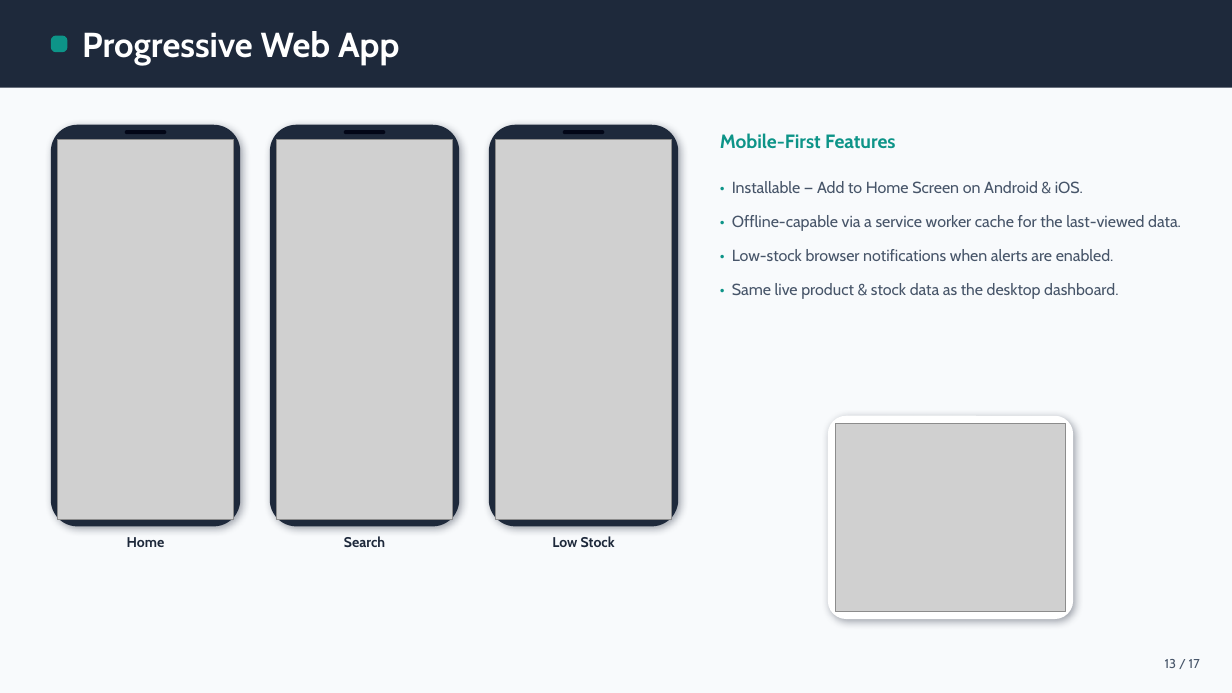
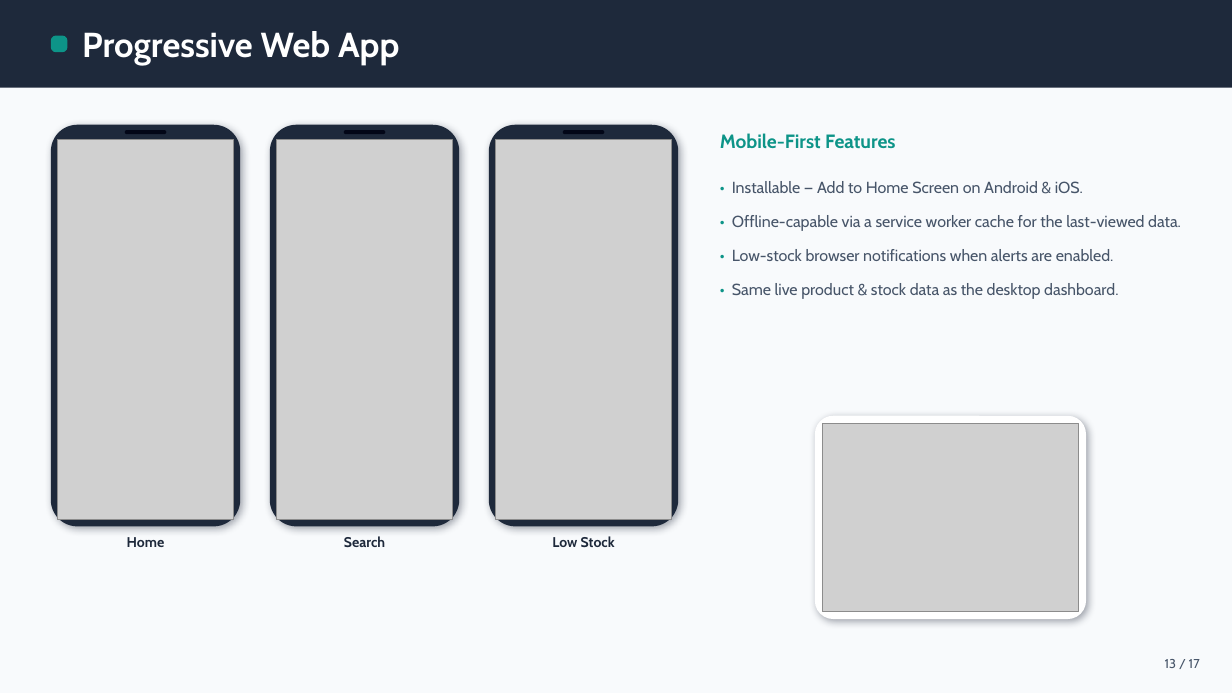
Before and after one commit to ameyypawar/StockPilot, a slide deck: slide 14 of Documentation/PPT/InventoryManagementSystem.pptx. Drawn at 1232x693 pixels with LibreOffice and Linux fonts; fonts in the diff are those of the drawing; grey boxes stand for pictures. Boxes give left, top, right and bottom in pixels: in the first picture for what was removed or moved away, otherwise in the second. Text is boxed around its words. In the diff, an @@ line names an element or a change of style, - is before the commit and + after.

```diff
--- a/Documentation/PPT/InventoryManagementSystem.pptx
+++ b/Documentation/PPT/InventoryManagementSystem.pptx
@@ rounded rectangle: place and size @@
-rounded rectangle at <box>828,416,1073,619</box>
+rounded rectangle at <box>815,416,1086,619</box>
@@ picture: place and size @@
-picture at <box>836,423,1066,612</box>
+picture at <box>823,423,1079,612</box>
```
Also in this commit, not shown: 3 other slides changed, 8 other files.
